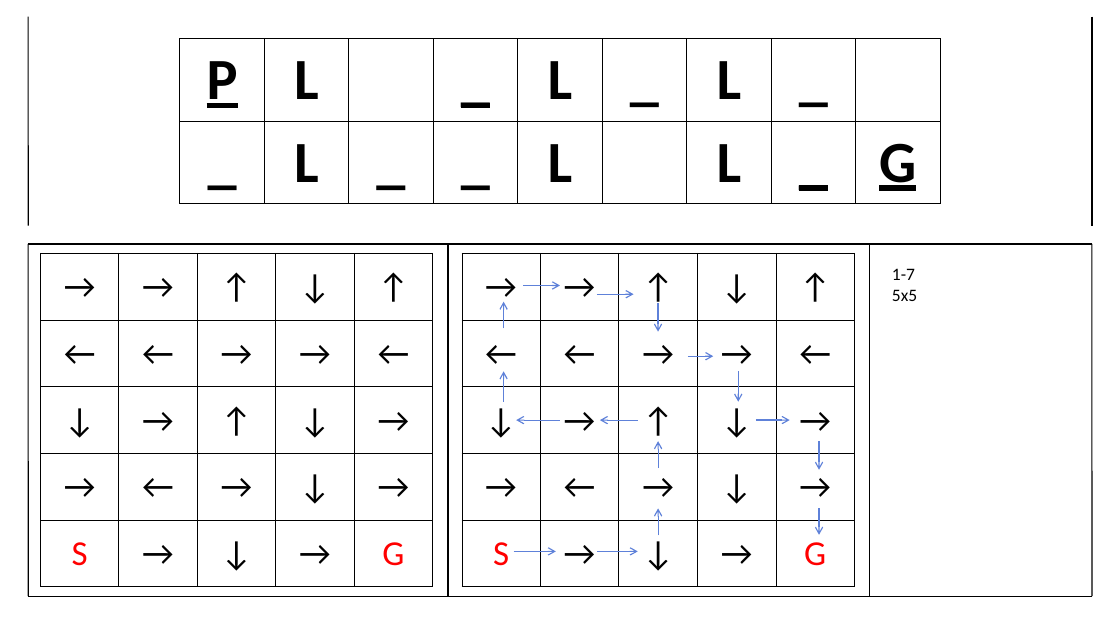
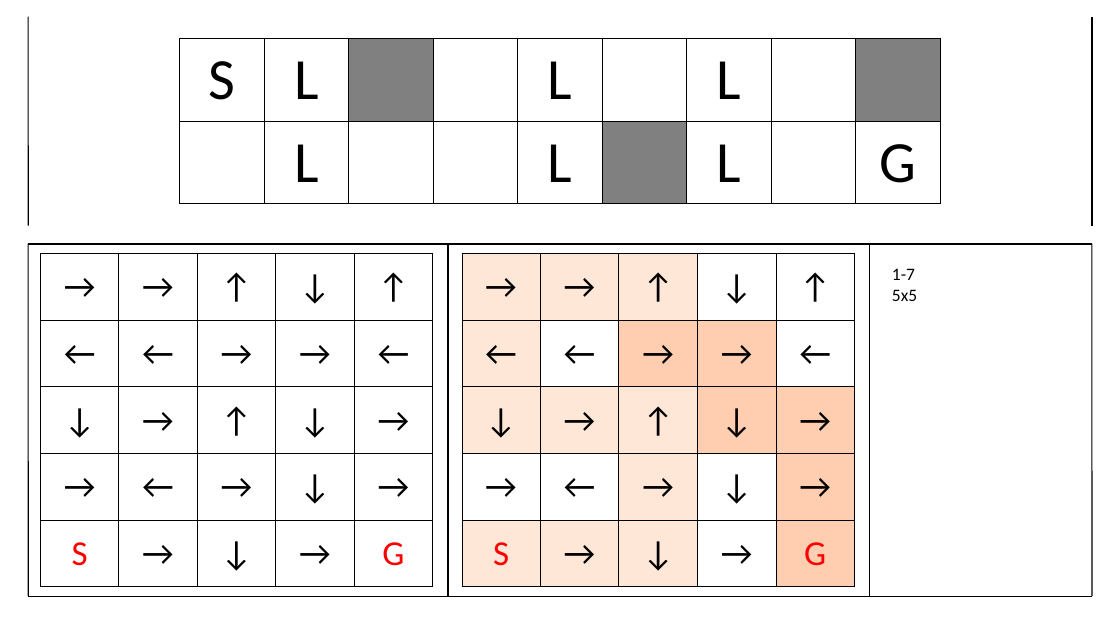
Before and after one commit to BSF0124/Brain-Control, a slide deck: slide 8 of etc/레벨디자인.pptx. Drawn at 1120x630 pixels with LibreOffice and Linux fonts; fonts in the diff are those of the drawing. Boxes give left, top, right and bottom in pixels: in the first picture for what was removed or moved away, otherwise in the second. Text is boxed around its words. In the diff, an @@ line names an element or a change of style, - is before the commit and + after.

```diff
--- a/etc/레벨디자인.pptx
+++ b/etc/레벨디자인.pptx
@@ table at (x1=180, y1=39, x2=944, y2=203) @@
-row 1: P | L |  | _ | L | _ | L | _ | 
+row 1: S | L |  |  | L |  | L |  | 
-row 2: _ | L | _ | _ | L |  | L | _ | G
+row 2:  | L |  |  | L |  | L |  | G
@@ fill #FFFFFF to #808080 in 3 cells @@
@@ bold off in "L", "L", "L", "L" and 3 more places @@
@@ underline off in "G" @@
@@ table at (x1=462, y1=254, x2=856, y2=587) @@
@@ fill #FFFFFF to #FFE7D8 in 11 cells @@
@@ fill #FFFFFF to #FFCEB0 in 6 cells @@
@@ elbow arrow removed from (523, 286) to (560, 286) @@
@@ elbow arrow removed from (597, 294) to (634, 294) @@
@@ elbow arrow removed from (504, 329) to (504, 302) @@
@@ elbow arrow removed from (659, 303) to (659, 332) @@
@@ elbow arrow removed from (688, 356) to (713, 356) @@
@@ elbow arrow removed from (504, 402) to (504, 371) @@
@@ elbow arrow removed from (739, 371) to (739, 402) @@
@@ elbow arrow removed from (560, 420) to (517, 420) @@
@@ elbow arrow removed from (638, 420) to (600, 420) @@
@@ elbow arrow removed from (659, 468) to (659, 441) @@
@@ elbow arrow removed from (756, 420) to (790, 420) @@
@@ elbow arrow removed from (819, 441) to (819, 470) @@
@@ elbow arrow removed from (659, 535) to (659, 508) @@
@@ elbow arrow removed from (819, 508) to (819, 535) @@
@@ elbow arrow removed from (514, 551) to (556, 551) @@
@@ elbow arrow removed from (597, 551) to (638, 551) @@
```
Also in this commit, not shown: 17 other slides changed.
